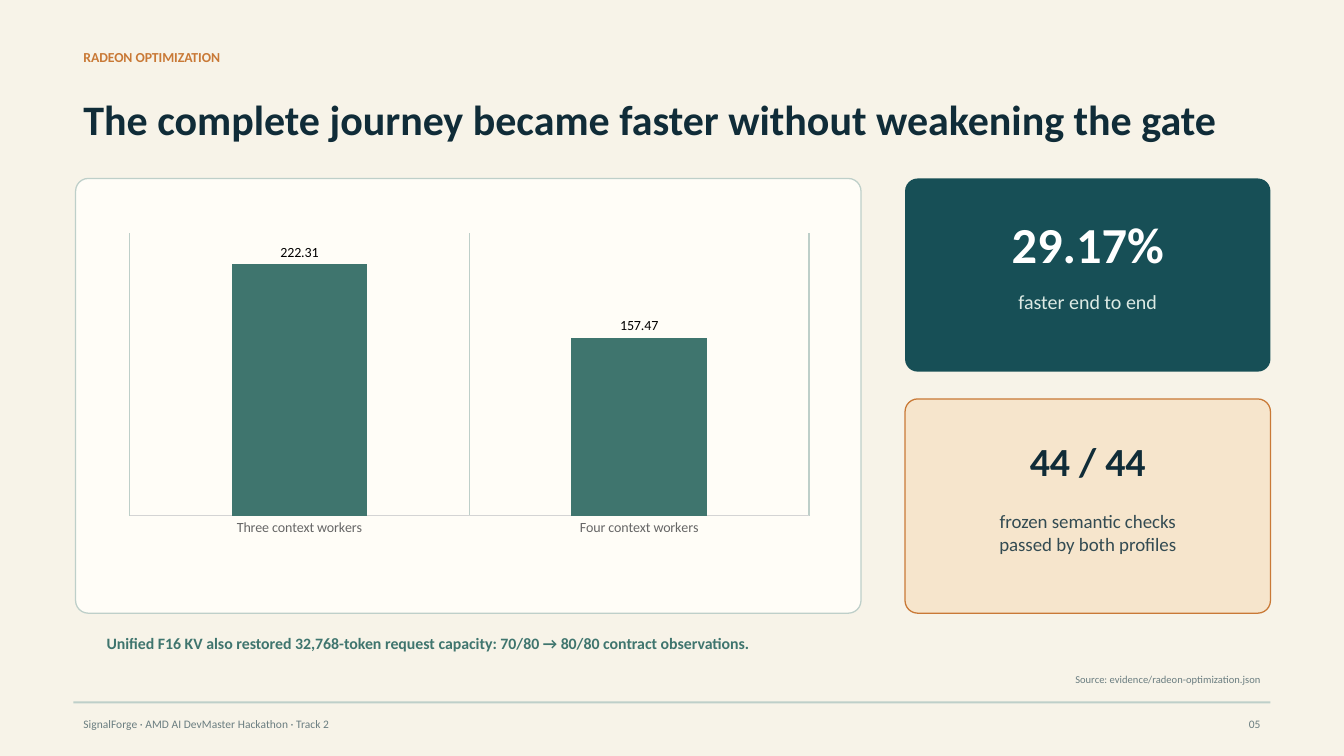
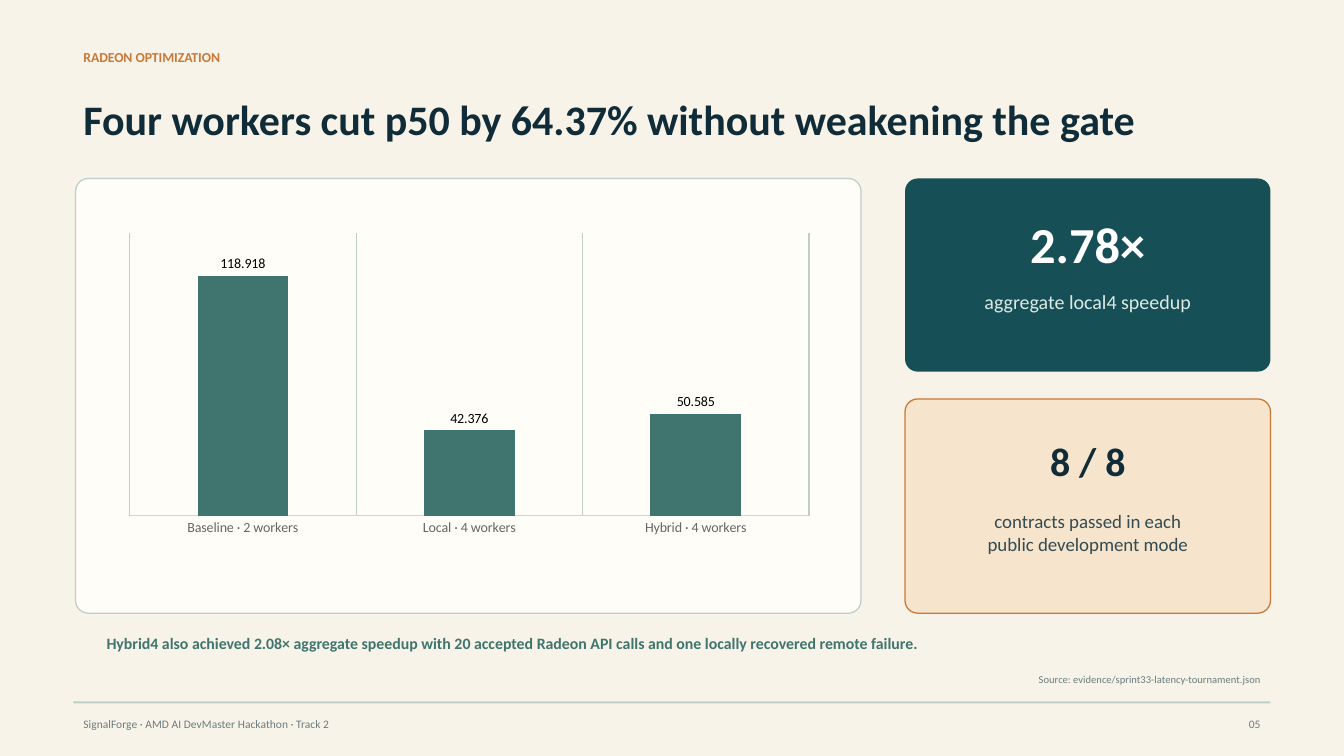
Before and after one commit to rvbernucci/signalforge, a slide deck: slide 5 of output/presentation/SignalForge-Judge-Deck.pptx. Drawn at 1344x756 pixels with LibreOffice and Linux fonts; fonts in the diff are those of the drawing. Boxes give left, top, right and bottom in pixels: in the first picture for what was removed or moved away, otherwise in the second. Text is boxed around its words. In the diff, an @@ line names an element or a change of style, - is before the commit and + after.

```diff
--- a/output/presentation/SignalForge-Judge-Deck.pptx
+++ b/output/presentation/SignalForge-Judge-Deck.pptx
@@ text at [83, 105, 1135, 142]: text changed @@
-The complete journey became faster without weakening the gate
+Four workers cut p50 by 64.37% without weakening the gate
@@ column chart at [116, 227, 824, 541] @@
-categories: Three context workers, Four context workers
+categories: Baseline · 2 workers, Local · 4 workers, Hybrid · 4 workers
-Series 1: 222.31, 157.47
+Series 1: 118.918, 42.376, 50.585
@@ text at [1030, 228, 1145, 264]: text changed @@
-29.17%
+2.78×
@@ text at [984, 295, 1191, 313]: text changed @@
-faster end to end
+aggregate local4 speedup
@@ text at [1050, 448, 1125, 477]: text changed @@
-44 / 44
+8 / 8
@@ text at [988, 515, 1188, 554]: text changed @@
-frozen semantic checks
-passed by both profiles
+contracts passed in each
+public development mode
@@ text at [107, 638, 917, 652]: text changed @@
-Unified F16 KV also restored 32,768-token request capacity: 70/80 → 80/80 contract observations.
+Hybrid4 also achieved 2.08× aggregate speedup with 20 accepted Radeon API calls and one locally recovered remote failure.
@@ text at [1039, 676, 1260, 685]: text changed @@
-Source: evidence/radeon-optimization.json
+Source: evidence/sprint33-latency-tournament.json
```
Also in this commit, not shown: 3 other slides changed, 32 other files.
